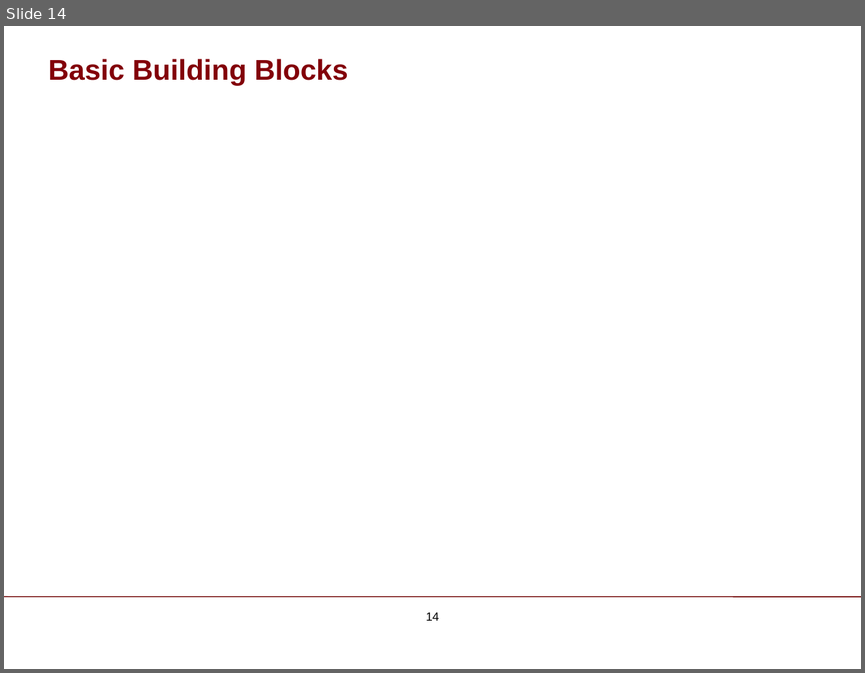
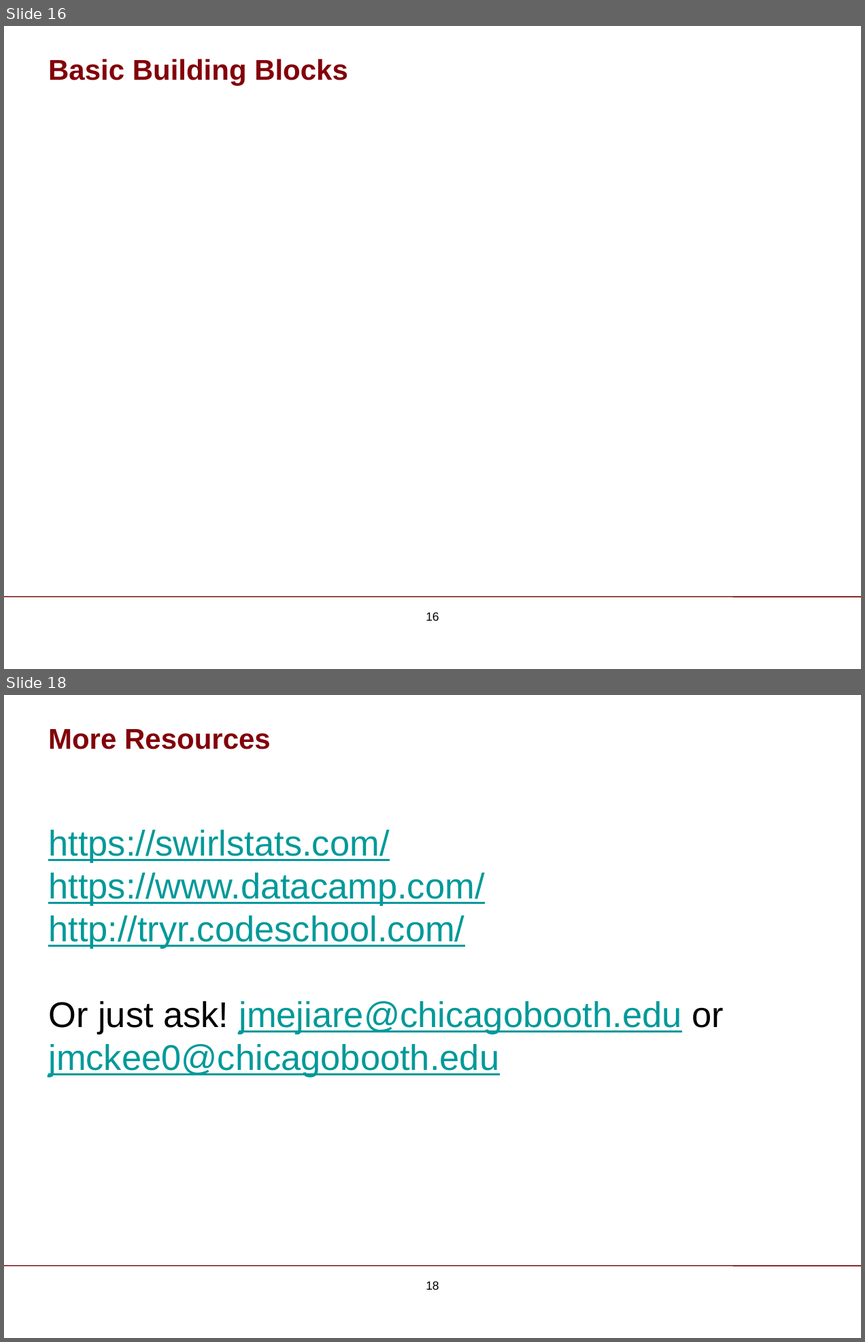
Before and after one commit to ChicagoBoothAnalytics/site, a slide deck: zzz MEDIA/R Basics.pptx. Shown one above the other, each under a label of ours: slide 14 before the commit, slides 16 and 18 after it; the slides between them are not shown. The pictures are 865x673 and 865x1342 pixels, drawn with LibreOffice and Linux fonts; fonts in the diff are those of the drawing; background and template pictures are left out. Boxes give left, top, right and bottom in pixels: in the first picture for what was removed or moved away, otherwise in the second. Text is boxed around its words. In the diff, an @@ line names an element or a change of style, - is before the commit and + after.

```diff
--- a/zzz MEDIA/R Basics.pptx
+++ b/zzz MEDIA/R Basics.pptx
@@ slide 18 added at box(4, 695, 861, 1338), background #FFFFFF; not listed: 1 template element that a slide beside it also shows @@
@@ text added at box(48, 729, 271, 749), 24 pt, text #820009, bold @@
+More Resources
@@ table added at box(531, 747, 551, 781), 1 rows, 1 columns @@
+
@@ text added at box(48, 830, 724, 1077), 30 pt, text #009999, underline @@
+https://swirlstats.com/
+https://www.datacamp.com/
+http://tryr.codeschool.com/
+Or just ask! jmejiare@chicagobooth.edu or jmckee0@chicagobooth.edu
@@ page number added at box(426, 1280, 439, 1289), 10 pt, text #000000 @@
+18
@@ what was slide 14 is now slide 16 @@
@@ page number at box(426, 611, 439, 620): text changed @@
-14
+16
```
Also in this commit, not shown: 4 slides changed, 3 other slides added, 1 slide removed.
